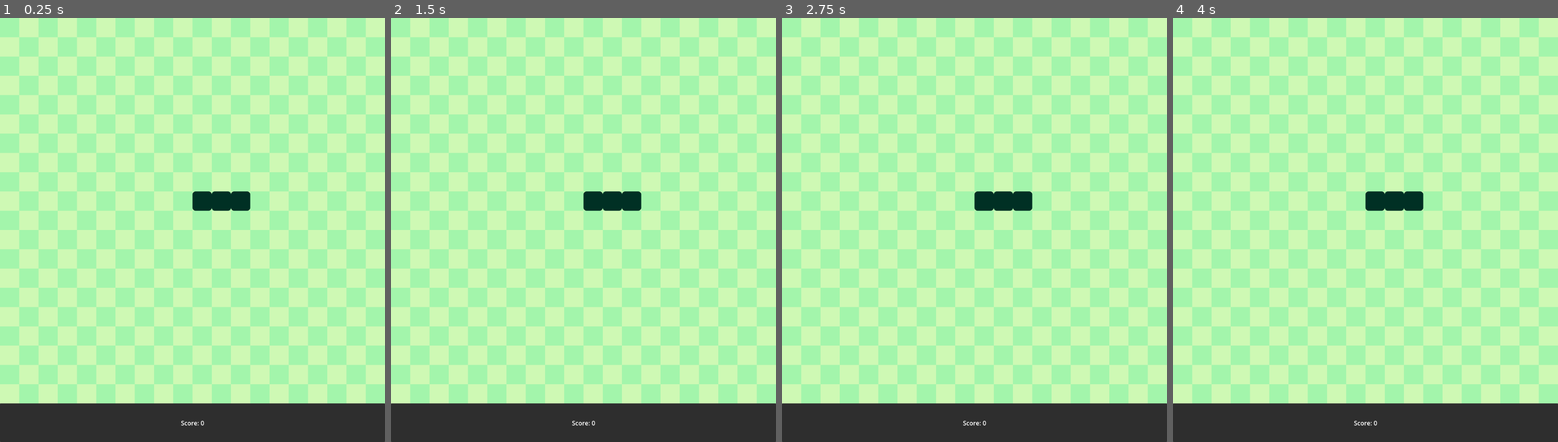
Above: before the commit, frames 1-4 (left to right).
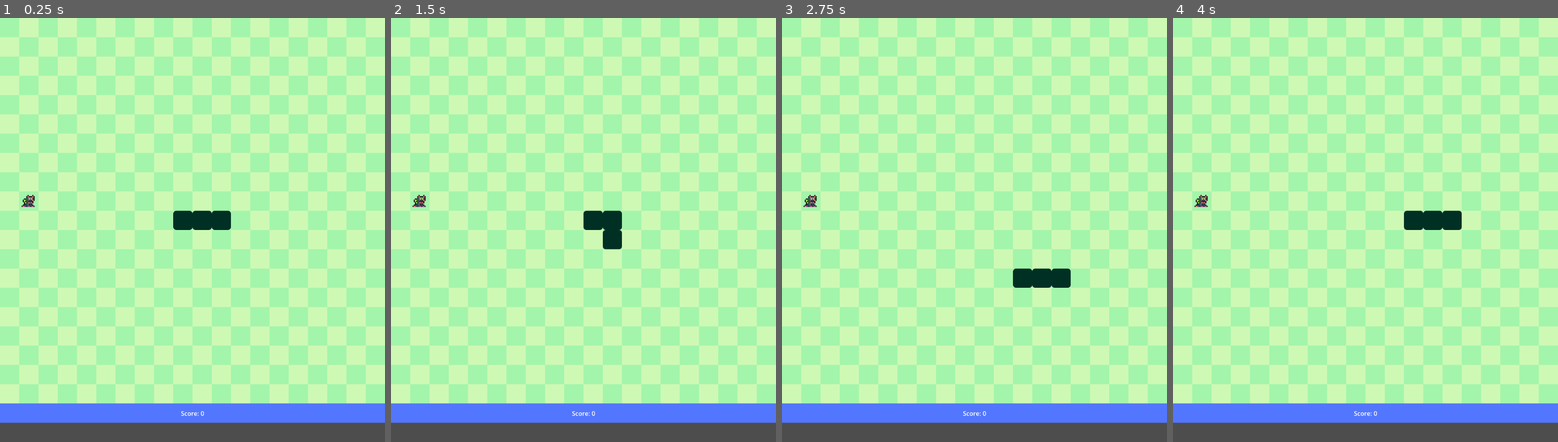
Above: after the commit, the same moments.

Repository: tomesfilip/AK8PO-snake-game-task-2
Game: Godot game, scene res://scenes/game.tscn
Same seed, same stepped clock (60 frames per second), same inputs: the game is played once before the commit and once after it.
Inputs:
- Up to frame 1 (0.25 s): no input
- Up to frame 2 (1.5 s): tap Enter at 0.5 s; hold D (move_right) 0.53-1.28 s; hold S (move_down) from 1.28 s (still down)
- Up to frame 3 (2.75 s): release S (move_down) at 2.03 s; hold D (move_right) from 2.03 s (still down)
- Up to frame 4 (4 s): release D (move_right) at 2.78 s; hold W (move_up) 2.78-3.53 s; hold A (move_left) from 3.53 s (still down)

The runs differ from the first frame. In frame 1, 11% of the frame differs, in the area x 0-100%, y 40-100%; in frame 2, 11%; in frame 3, 11%; in frame 4, 11%.

Commit message:
style: food generation, snake movement

Diff:
--- a/scenes/game.gd
+++ b/scenes/game.gd
@@ -8,6 +8,9 @@
 var cells: int = 20
 var cell_size: int = 50
 
+var food_pos: Vector2
+var should_generate_food: bool = true
+
 var snake_old_data: Array
 var snake_data: Array
 var snake: Array
@@ -16,8 +19,8 @@
 
 var up = Vector2(0, -1)
 var down = Vector2(0, 1)
-var left = Vector2(1, 0)
-var right = Vector2(0, 1)
+var left = Vector2(-1, 0)
+var right = Vector2(1, 0)
 
 var move_direction: Vector2
 var can_move: bool
@@ -29,6 +32,7 @@
 	move_direction = right
 	can_move = true
 	generate_snake()
+	generate_food()
 
 
 func generate_snake():
@@ -43,12 +47,41 @@
 func add_segment(pos):
 	snake_data.append(pos)
 	var SnakeSegment = snake_scene.instantiate()
-	SnakeSegment.position = (pos * cell_size) + Vector2(cell_size, 0)
+	SnakeSegment.position = (pos * cell_size) + Vector2(0, cell_size)
 	add_child(SnakeSegment)
 	snake.append(SnakeSegment)
 
 func _on_quit_pressed():
 	get_tree().quit()
+
+
+func move_snake():
+	if can_move:
+		if Input.is_action_just_pressed("move_left") and move_direction != right:
+			move_direction = left
+			can_move = false
+			if not game_started:
+				start_game()
+		if Input.is_action_just_pressed("move_right") and move_direction != left:
+			move_direction = right
+			can_move = false
+			if not game_started:
+				start_game()
+		if Input.is_action_just_pressed("move_up") and move_direction != down:
+			move_direction = up
+			can_move = false
+			if not game_started:
+				start_game()
+		if Input.is_action_just_pressed("move_down") and move_direction != up:
+			move_direction = down
+			can_move = false
+			if not game_started:
+				start_game()
+
+func start_game():
+	game_started = true
+	$MovementTimer.start()
+
 
 # Called when the node enters the scene tree for the first time.
 func _ready():
@@ -57,5 +90,46 @@
 
 # Called every frame. 'delta' is the elapsed time since the previous frame.
 func _process(delta):
+	move_snake()
 	if Input.is_action_just_pressed("quit_game"):
 		_on_quit_pressed()
+
+
+func _on_movement_timer_timeout():
+	can_move = true
+	snake_old_data = [] + snake_data
+	snake_data[0] += move_direction
+
+	for i in range(len(snake_data)):
+		if i > 0:
+			snake_data[i] = snake_old_data[i-1]
+		snake[i].position = (snake_data[i] * cell_size) + Vector2(0, cell_size)
+
+		check_out_of_bounds()
+		check_self_eaten()
+		check_food_eaten()
+
+
+func check_out_of_bounds():
+	pass
+
+func check_food_eaten():
+	pass
+
+func check_self_eaten():
+	for i in range(1, len(snake_data)):
+		if snake_data[0] == snake_data[i]:
+			end_game()
+
+func end_game():
+	pass
+
+func generate_food():
+	while should_generate_food:
+		should_generate_food = false
+		food_pos = Vector2(randi_range(0, cells - 1), randi_range(0, cells - 1))
+		for i in snake_data:
+			if food_pos == i:
+				should_generate_food = true
+	$Food.position = (food_pos * cell_size) + Vector2(0, cell_size)
+	should_generate_food = true
--- a/scenes/game.tscn
+++ b/scenes/game.tscn
@@ -1,9 +1,10 @@
-[gd_scene load_steps=5 format=3 uid="uid://bentqrsgafm"]
+[gd_scene load_steps=6 format=3 uid="uid://bentqrsgafm"]
 
 [ext_resource type="Script" path="res://scenes/game.gd" id="1_q3fly"]
 [ext_resource type="PackedScene" uid="uid://bjqo0hkw7vak5" path="res://scenes/snake_body_segment.tscn" id="2_ja4vf"]
 [ext_resource type="Texture2D" uid="uid://s4qef2jw4daa" path="res://assets/bg.png" id="2_n0ut6"]
 [ext_resource type="PackedScene" uid="uid://bc50vh4tg26h5" path="res://scenes/hud.tscn" id="3_o40rc"]
+[ext_resource type="Texture2D" uid="uid://b7j6wba4m1ljn" path="res://assets/mouse.png" id="5_5psor"]
 
 [node name="Game" type="Node2D"]
 script = ExtResource("1_q3fly")
@@ -17,3 +18,9 @@
 
 [node name="MovementTimer" type="Timer" parent="."]
 wait_time = 0.25
+
+[node name="Food" type="Sprite2D" parent="."]
+texture = ExtResource("5_5psor")
+offset = Vector2(25, 25)
+
+[connection signal="timeout" from="MovementTimer" to="." method="_on_movement_timer_timeout"]
--- a/scenes/hud.tscn
+++ b/scenes/hud.tscn
@@ -1,14 +1,19 @@
-[gd_scene format=3 uid="uid://bc50vh4tg26h5"]
+[gd_scene load_steps=2 format=3 uid="uid://bc50vh4tg26h5"]
+
+[sub_resource type="StyleBoxFlat" id="StyleBoxFlat_w8580"]
+bg_color = Color(0.32549, 0.462745, 1, 1)
 
 [node name="Hud" type="CanvasLayer"]
 
 [node name="ScorePanel" type="Panel" parent="."]
-anchors_preset = 2
-anchor_top = 1.0
-anchor_bottom = 1.0
-offset_top = -100.0
+anchors_preset = -1
+anchor_top = 0.932
+anchor_bottom = 0.932
+offset_top = -25.2001
 offset_right = 1000.0
+offset_bottom = 24.7999
 grow_vertical = 0
+theme_override_styles/panel = SubResource("StyleBoxFlat_w8580")
 
 [node name="ScoreLabel" type="Label" parent="ScorePanel"]
 layout_mode = 1
Binary file removed: assets/apple.png
Binary file added: assets/bat.png
Not shown, changed: assets/bat.png.import
Binary file added: assets/mole.png
Not shown, added: assets/mole.png.import
Binary file added: assets/mouse.png
Not shown, changed: assets/mouse.png.import
